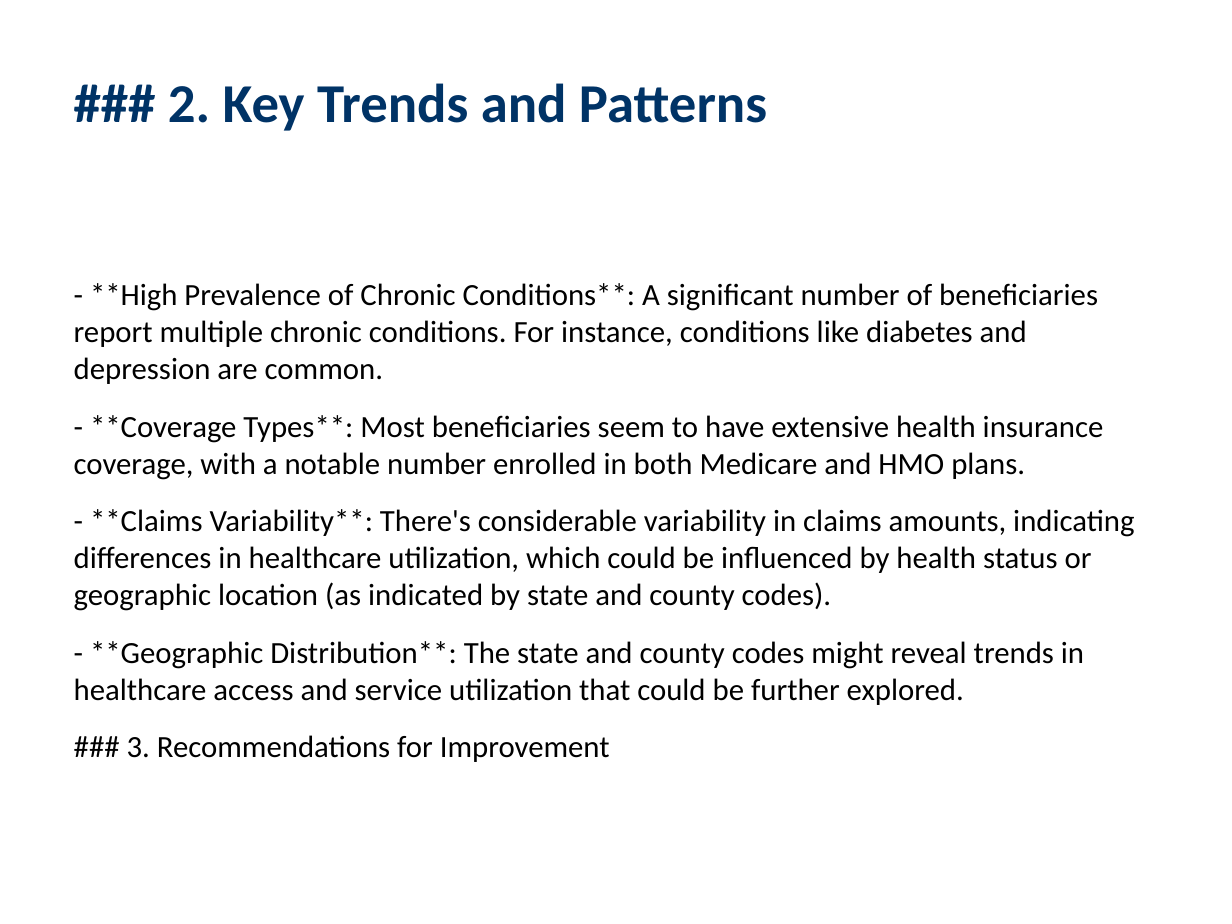
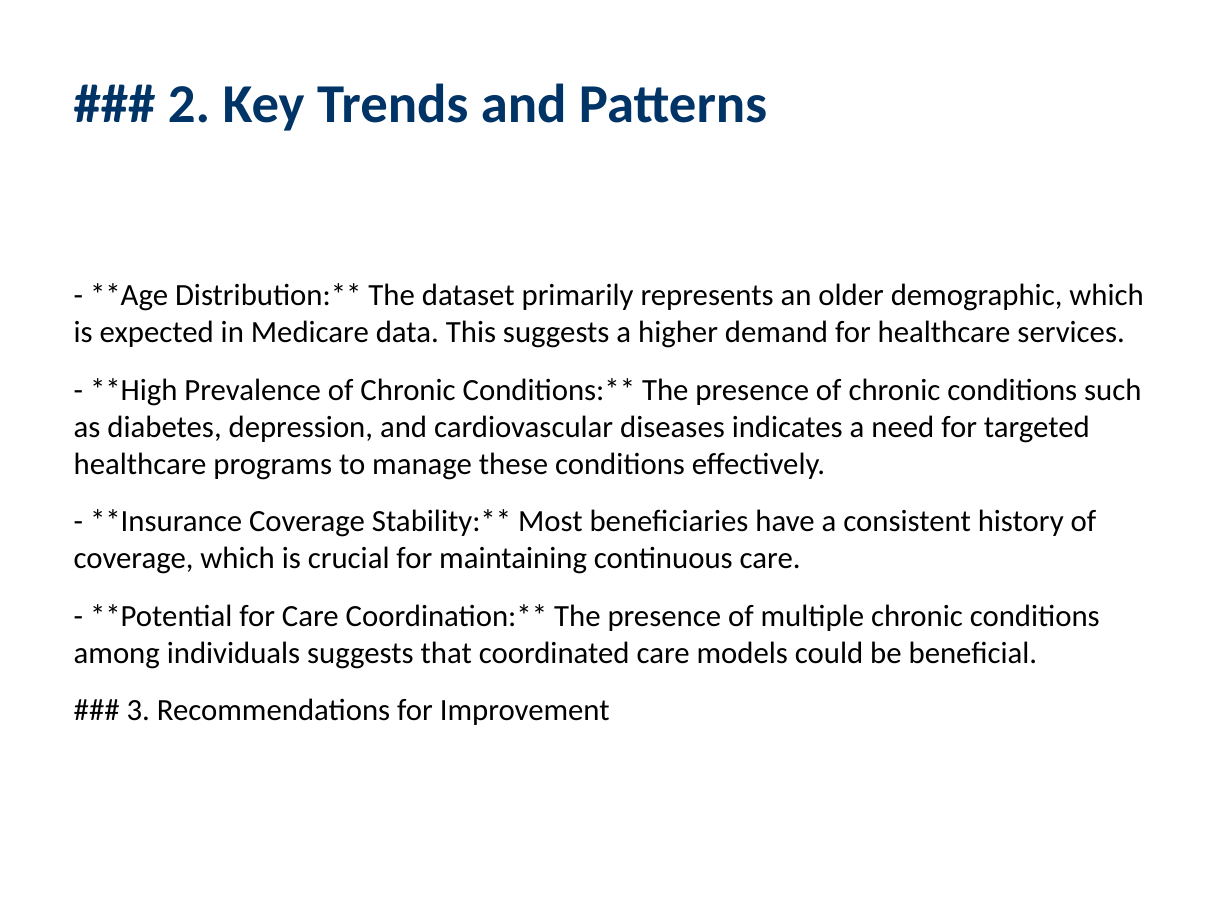
Before and after one commit to jyoung10078/elijah, a slide deck: slide 3 of testing/dataset_insights.pptx. Drawn at 1232x924 pixels with LibreOffice and Linux fonts; fonts in the diff are those of the drawing. Boxes give left, top, right and bottom in pixels: in the first picture for what was removed or moved away, otherwise in the second. Text is boxed around its words. In the diff, an @@ line names an element or a change of style, - is before the commit and + after.

```diff
--- a/testing/dataset_insights.pptx
+++ b/testing/dataset_insights.pptx
@@ text at bbox=[74, 283, 1143, 669]: text changed @@
-- **High Prevalence of Chronic Conditions**: A significant number of beneficiaries report multiple chronic conditions. For instance, conditions like diabetes and depression are common.
-- **Coverage Types**: Most beneficiaries seem to have extensive health insurance coverage, with a notable number enrolled in both Medicare and HMO plans.
-- **Claims Variability**: There's considerable variability in claims amounts, indicating differences in healthcare utilization, which could be influenced by health status or geographic location (as indicated by state and county codes).
-- **Geographic Distribution**: The state and county codes might reveal trends in healthcare access and service utilization that could be further explored.
+- **Age Distribution:** The dataset primarily represents an older demographic, which is expected in Medicare data. This suggests a higher demand for healthcare services.
+- **High Prevalence of Chronic Conditions:** The presence of chronic conditions such as diabetes, depression, and cardiovascular diseases indicates a need for targeted healthcare programs to manage these conditions effectively.
+- **Insurance Coverage Stability:** Most beneficiaries have a consistent history of coverage, which is crucial for maintaining continuous care.
+- **Potential for Care Coordination:** The presence of multiple chronic conditions among individuals suggests that coordinated care models could be beneficial.
```
Also in this commit, not shown: 4 other slides changed, 2 other files.
